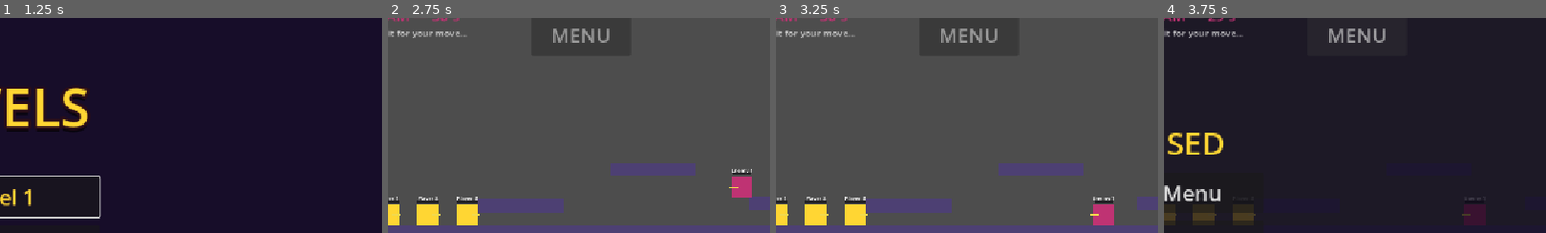
Above: before the commit, frames 1-4 (left to right).
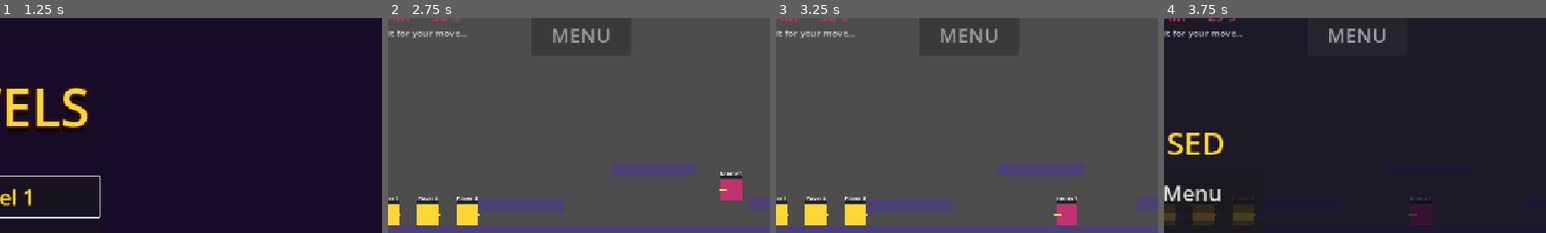
Above: after the commit, the same moments.

Repository: SDVGames-Studio/forms
Game: Godot game, scene res://Main.tscn
Two runs of this game, one before a commit and one after it. Both use one fixed random seed, a clock stepped at 60 frames per second and the inputs below.
Inputs:
- Up to frame 1 (1.25 s): click "New game" at 0.5 s
- Up to frame 2 (2.75 s): click "Level 2" at 1.25 s; click "JUMP" at 2 s
- Up to frame 3 (3.25 s): click "FIRE" at 2.75 s
- Up to frame 4 (3.75 s): click "MENU" at 3.5 s
The pictures show only the part of the screen within x 50-100%, y 4-54%; the shares and areas given below are measured in that part.

Frame 1 is identical in both runs. In frame 2, 0.8% of the frame differs, in the area x 86-96%, y 70-85%; in frame 3, 1.3%, in the area x 72-89%, y 83-97%; in frame 4, 1.2%.

Commit message:
feat: shared character stats for both teams (#108)
Add scripts/CharacterStats.gd as the single source of character
characteristics and make Player.gd and Npc.gd derive their stats from
it: identical max health (100), speed, jump, gravity, view/aim
parameters and health bar geometry. Player and computer characters are
now the same class of character.

Diff:
--- a/Npc.gd
+++ b/Npc.gd
@@ -13,12 +13,16 @@
 
 const WeaponScript := preload("res://Weapon.gd")
 
-const SPEED := 160.0
-const GRAVITY := 1200.0
+## Issue #108: all characteristics come from the shared CharacterStats —
+## enemy figures are the SAME class of character as player figures
+## (same health, speed, jump, gravity, aim and health bar).
+const Stats := preload("res://scripts/CharacterStats.gd")
+
+const SPEED := Stats.SPEED
+const GRAVITY := Stats.GRAVITY
 const ATTACK_RANGE := 500.0
 const KEEP_DISTANCE := 140.0
 ## Issue #66: aim slew speed (rad/s) and per-weapon range bands.
-const AIM_SPEED := 4.0
 const SPEAR_RANGE_NPC := 90.0
 const SHOTGUN_RANGE_NPC := 360.0
 const ROCKET_RANGE_NPC := 620.0
@@ -26,14 +30,14 @@
 ## Issue #35: team coordination constants.
 const FLANK_SPACING := 110.0
 const SEPARATION := 90.0
-const JUMP_VELOCITY := -560.0
+const JUMP_VELOCITY := Stats.JUMP_VELOCITY
 
 ## Issue #14: NPCs are now fightable — they have health, a health bar and
 ## die when it runs out. Layer 1|2 so player bullets (mask 1) and teammate
 ## bullets (mask 2) both hit them, while teammates (layer 4) never do.
-const MAX_HEALTH := 60
-const BAR_WIDTH := 56.0
-const BAR_HEIGHT := 7.0
+const MAX_HEALTH := Stats.MAX_HEALTH
+const BAR_WIDTH := Stats.BAR_WIDTH
+const BAR_HEIGHT := Stats.BAR_HEIGHT
 
 ## Issue #33: name shown above the health bar.
 @export var display_name := "Enemy"
@@ -60,6 +64,8 @@
 var _flank_slot := 0.0  # Per-instance offset so team members spread out.
 ## Issue #66: current aim (view) angle in radians, like Player.gd.
 var view_angle := 0.0
+const AIM_SPEED := Stats.VIEW_SPEED
+const VIEW_MAX := Stats.VIEW_MAX
 ## Issue #66: the weapon carried by this NPC (created in _ready).
 var _weapon: Node2D
 
@@ -221,7 +227,7 @@
 	# where the NPC looks (positive angle raises the muzzle).
 	var vertical := (_target.global_position.y - global_position.y) * dir
 	var desired_angle := atan2(-vertical, maxf(absf(to_target.x), 1.0))
-	view_angle = move_toward(view_angle, clampf(desired_angle, -1.2, 1.2), AIM_SPEED * delta)
+	view_angle = move_toward(view_angle, clampf(desired_angle, -VIEW_MAX, VIEW_MAX), AIM_SPEED * delta)
 
 	var direction := 0.0
 	if absf(to_target.x) > 16.0:
--- a/Player.gd
+++ b/Player.gd
@@ -10,9 +10,12 @@
 ## the controlled member with N (next) / P (previous). All members share the
 ## same shape and color and show a name above the health bar.
 
-const SPEED := 320.0
-const JUMP_VELOCITY := -560.0
-const GRAVITY := 1200.0
+## Issue #108: all characteristics come from the shared CharacterStats —
+## enemy figures are the SAME class of character as player figures.
+const Stats := preload("res://scripts/CharacterStats.gd")
+const SPEED := Stats.SPEED
+const JUMP_VELOCITY := Stats.JUMP_VELOCITY
+const GRAVITY := Stats.GRAVITY
 
 ## Issue #48 rework: y of the level's central line. When > 0, gravity always
 ## pulls toward the line — normal above it, reversed below it — so a figure
@@ -24,9 +27,9 @@
 
 signal health_changed(health: int, max_health: int)
 
-const MAX_HEALTH := 100
-const BAR_WIDTH := 64.0
-const BAR_HEIGHT := 8.0
+const MAX_HEALTH := Stats.MAX_HEALTH
+const BAR_WIDTH := Stats.BAR_WIDTH
+const BAR_HEIGHT := Stats.BAR_HEIGHT
 
 ## Issue #33: name shown above the health bar.
 @export var display_name := "Player"
@@ -40,8 +43,8 @@
 ## Issue #67: character's view (aim) angle in radians, 0 = horizontal.
 ## Positive raises the view, negative lowers it. Controlled with the
 ## view_up/view_down actions (W/S and Arrow Up/Down).
-const VIEW_SPEED := 2.2
-const VIEW_MAX := 1.2
+const VIEW_SPEED := Stats.VIEW_SPEED
+const VIEW_MAX := Stats.VIEW_MAX
 var view_angle := 0.0
 
 ## Issue #67: direction the character looks/aims in — facing direction
--- /dev/null
+++ b/scripts/CharacterStats.gd
@@ -0,0 +1,22 @@
+## Shared character characteristics (issue #108).
+##
+## Every figure in the game — player team or enemy team — is the SAME class
+## of character: identical health, movement and view parameters. Both
+## Player.gd and Npc.gd load their stats from here so they can never drift
+## apart again.
+
+## Health: every figure starts at the same maximum health.
+const MAX_HEALTH := 100
+
+## Movement (issue #108: the AI moves just as fast as the player).
+const SPEED := 320.0
+const JUMP_VELOCITY := -560.0
+const GRAVITY := 1200.0
+
+## View/aim (issue #67/#66: both teams aim the same way).
+const VIEW_SPEED := 2.2
+const VIEW_MAX := 1.2
+
+## Health bar geometry (identical for both teams).
+const BAR_WIDTH := 64.0
+const BAR_HEIGHT := 8.0
